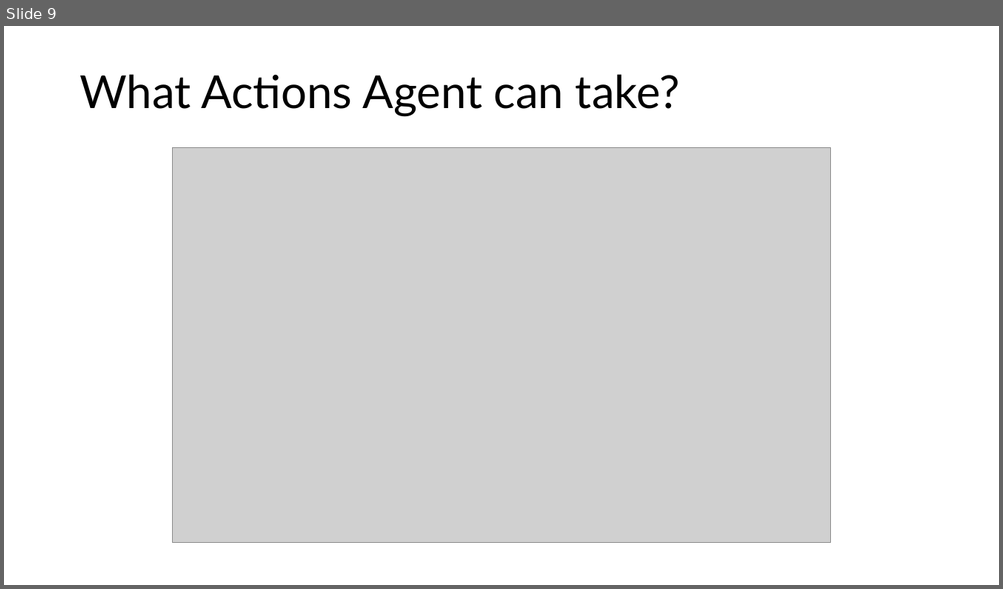
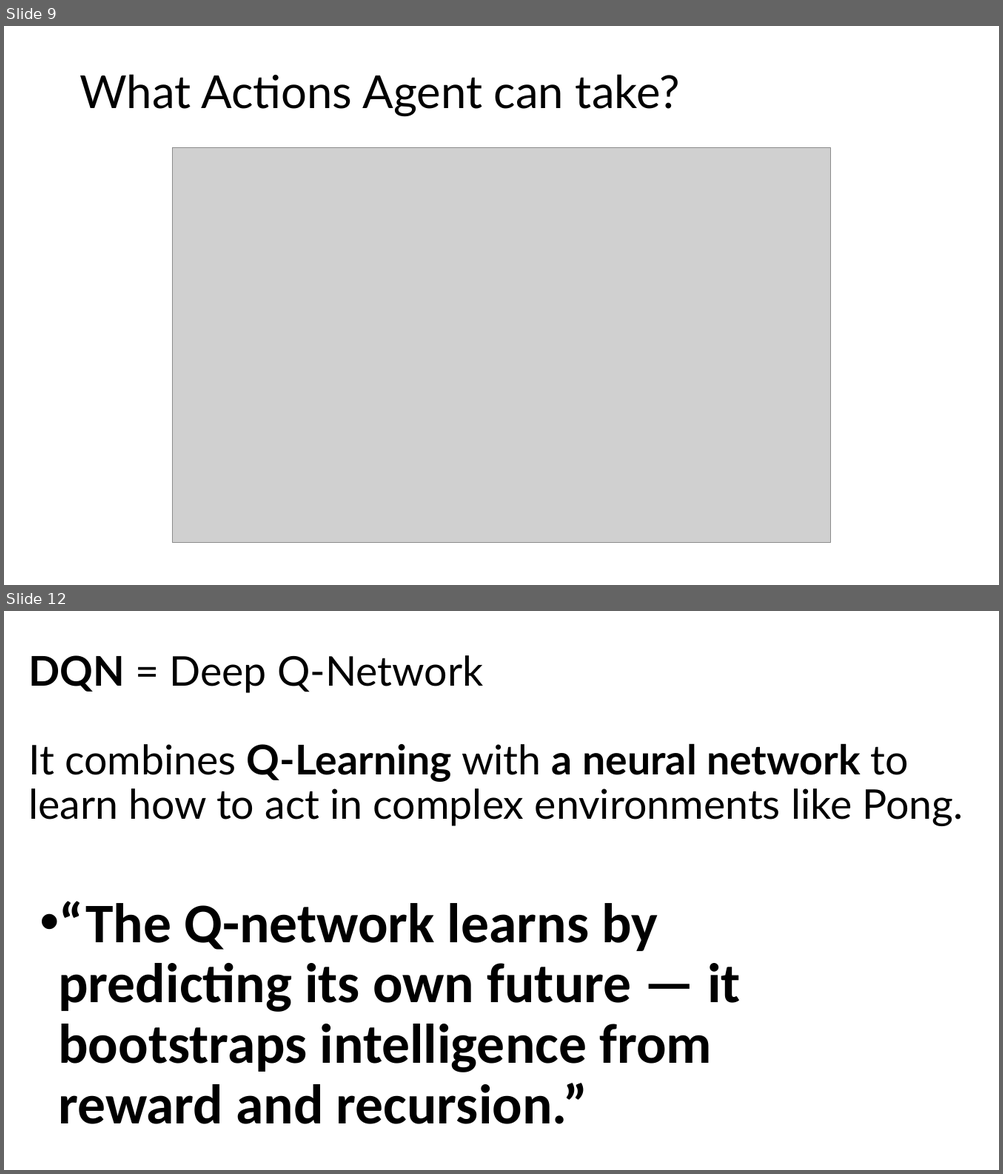
Before and after one commit to aditya699/Practical-RL, a slide deck: Day6/Playing Attari With Agents.pptx. Shown one above the other, each under a label of ours: slide 9 before the commit, slides 9 and 12 after it; the slides between them are not shown. The pictures are 1003x589 and 1003x1174 pixels, drawn with LibreOffice and Linux fonts; fonts in the diff are those of the drawing; grey boxes stand for pictures. Boxes give left, top, right and bottom in pixels: in the first picture for what was removed or moved away, otherwise in the second. Text is boxed around its words. In the diff, an @@ line names an element or a change of style, - is before the commit and + after.

```diff
--- a/Day6/Playing Attari With Agents.pptx
+++ b/Day6/Playing Attari With Agents.pptx
@@ slide 12 added at bbox=[4, 611, 999, 1170], background #FFFFFF @@
@@ title added at bbox=[28, 655, 963, 826], 39.6 pt, text #000000 @@
+DQN = Deep Q-Network
+It combines Q-Learning with a neural network to learn how to act in complex environments like Pong.
@@ text added at bbox=[58, 901, 740, 1125], 54 pt, text #000000, bold @@
+• “The Q-network learns by predicting its own future — it bootstraps intelligence from reward and recursion.”
```
Also in this commit, not shown: 6 slides changed, 9 other slides added, 3 other files.
